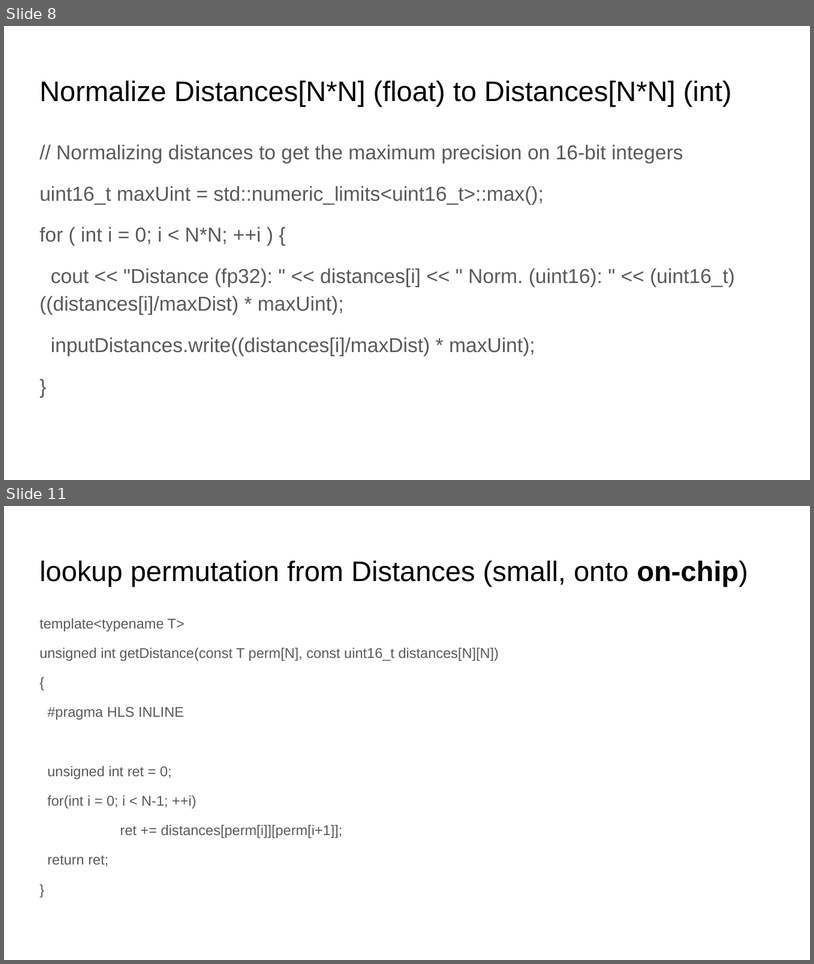
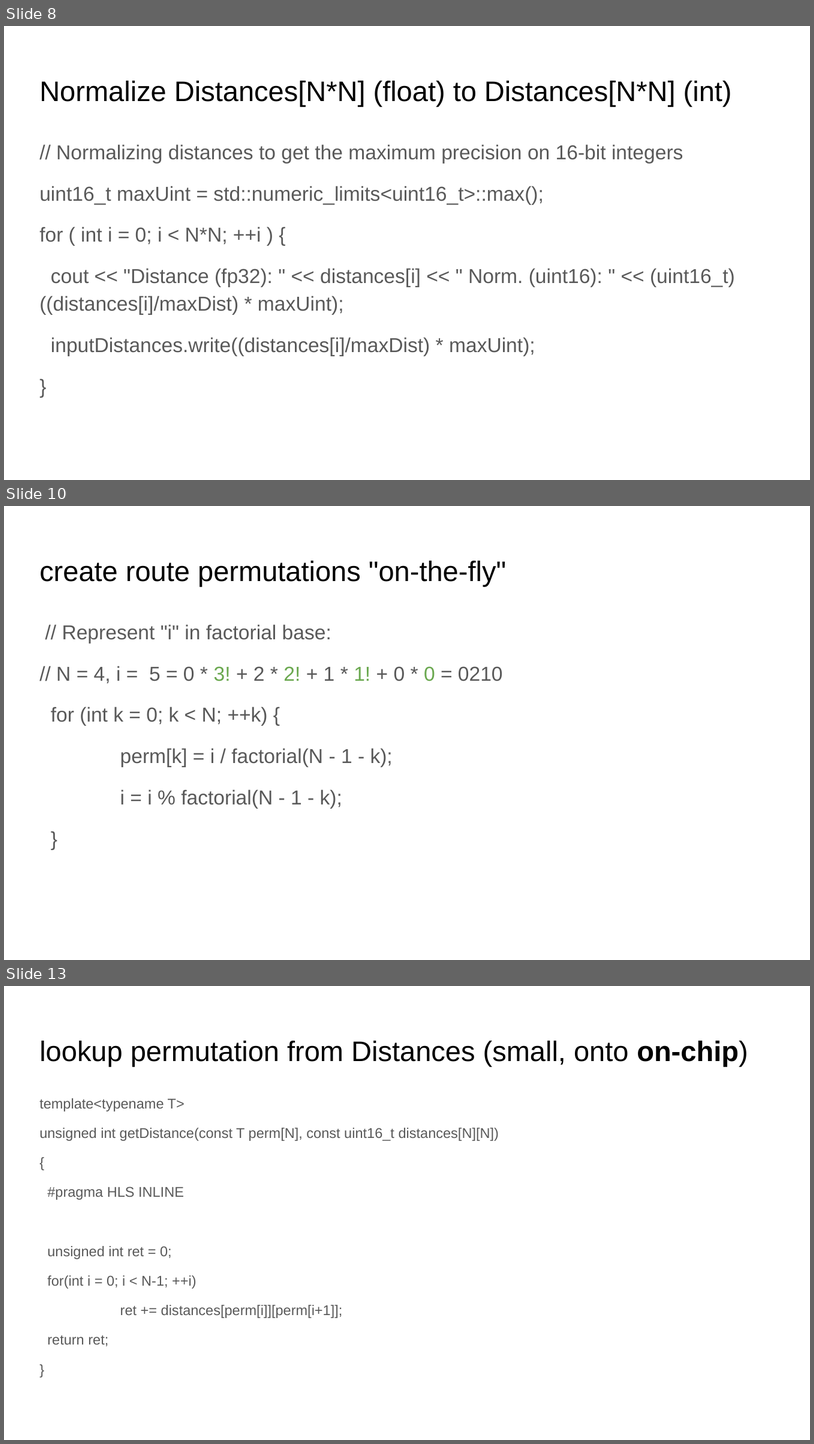
Before and after one commit to teutoniclongboat/traveling-salesperson, a slide deck: 1102127S_presentation.pptx. Shown one above the other, each under a label of ours: slides 8 and 11 before the commit, slides 8, 10 and 13 after it; the slides between them are not shown. The pictures are 814x964 and 814x1444 pixels, drawn with LibreOffice and Linux fonts; fonts in the diff are those of the drawing. Boxes give left, top, right and bottom in pixels: in the first picture for what was removed or moved away, otherwise in the second. Text is boxed around its words. In the diff, an @@ line names an element or a change of style, - is before the commit and + after.

```diff
--- a/1102127S_presentation.pptx
+++ b/1102127S_presentation.pptx
@@ slide 10 added at (4, 506, 810, 960), background #FFFFFF @@
@@ title added at (39, 561, 506, 586), 25.2 pt, text #000000 @@
+create route permutations "on-the-fly"
@@ text added at (51, 624, 503, 808), 18 pt, text #595959 @@
+// Represent "i" in factorial base:
+// N = 4, i = 5 = 0 * 3! + 2 * 2! + 1 * 1! + 0 * 0 = 0210
+for (int k = 0; k < N; ++k) {
+perm[k] = i / factorial(N - 1 - k);
+i = i % factorial(N - 1 - k);
+}
@@ what was slide 11 is now slide 13 @@
```
Also in this commit, not shown: 2 slides changed, 2 other slides added.
